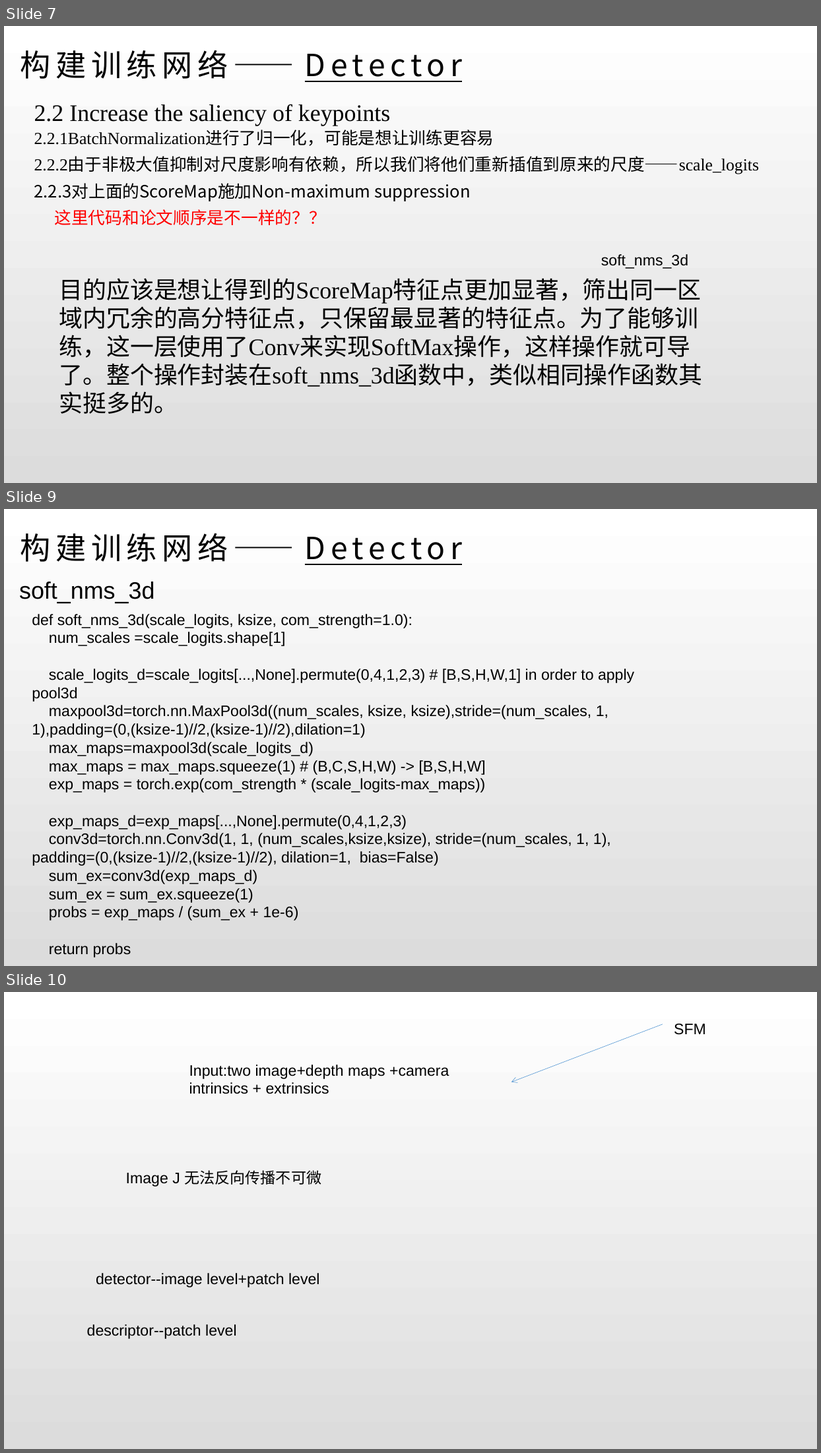
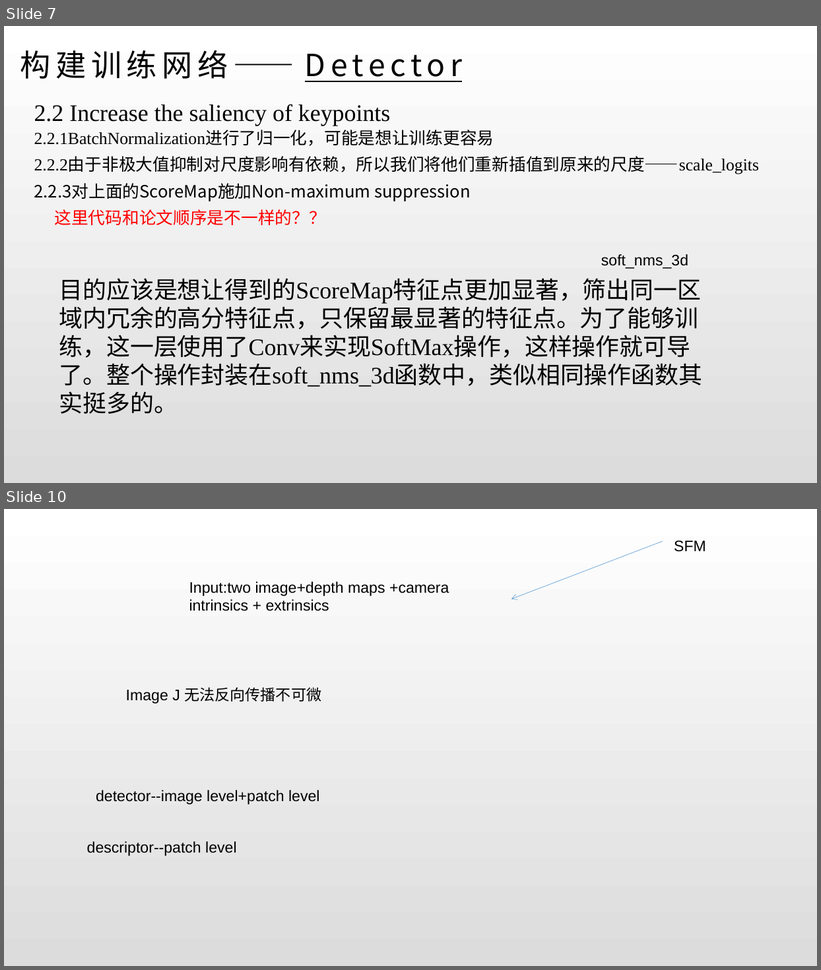
Before and after one commit to iamwangyabin/DeepLD, a slide deck: LF.pptx. Shown one above the other, each under a label of ours: slides 7, 9 and 10 before the commit, slides 7 and 10 after it; the slides between them are not shown. The pictures are 821x1453 and 821x970 pixels, drawn with LibreOffice and Linux fonts; fonts in the diff are those of the drawing. Boxes give left, top, right and bottom in pixels: in the first picture for what was removed or moved away, otherwise in the second. Text is boxed around its words. In the diff, an @@ line names an element or a change of style, - is before the commit and + after.

```diff
--- a/LF.pptx
+++ b/LF.pptx
@@ slide 9 removed at [4,509,817,966], background gradient #FFFFFF to #DCDCDC @@
@@ title removed at [20,533,228,562] @@
-构建训练网络——Detector
@@ text removed at [19,582,154,603] @@
-soft_nms_3d
@@ text removed at [32,614,634,958] @@
-def soft_nms_3d(scale_logits, ksize, com_strength=1.0):
-num_scales =scale_logits.shape[1]
-scale_logits_d=scale_logits[...,None].permute(0,4,1,2,3) # [B,S,H,W,1] in order to apply pool3d
-maxpool3d=torch.nn.MaxPool3d((num_scales, ksize, ksize),stride=(num_scales, 1, 1),padding=(0,(ksize-1)//2,(ksize-1)//2),dilation=1)
-max_maps=maxpool3d(scale_logits_d)
-max_maps = max_maps.squeeze(1) # (B,C,S,H,W) -> [B,S,H,W]
-exp_maps = torch.exp(com_strength * (scale_logits-max_maps))
-exp_maps_d=exp_maps[...,None].permute(0,4,1,2,3)
-conv3d=torch.nn.Conv3d(1, 1, (num_scales,ksize,ksize), stride=(num_scales, 1, 1), padding=(0,(ksize-1)//2,(ksize-1)//2), dilation=1, bias=False)
-sum_ex=conv3d(exp_maps_d)
-sum_ex = sum_ex.squeeze(1)
-probs = exp_maps / (sum_ex + 1e-6)
-return probs
```
Also in this commit, not shown: 1 slide changed, 1 slide added.
